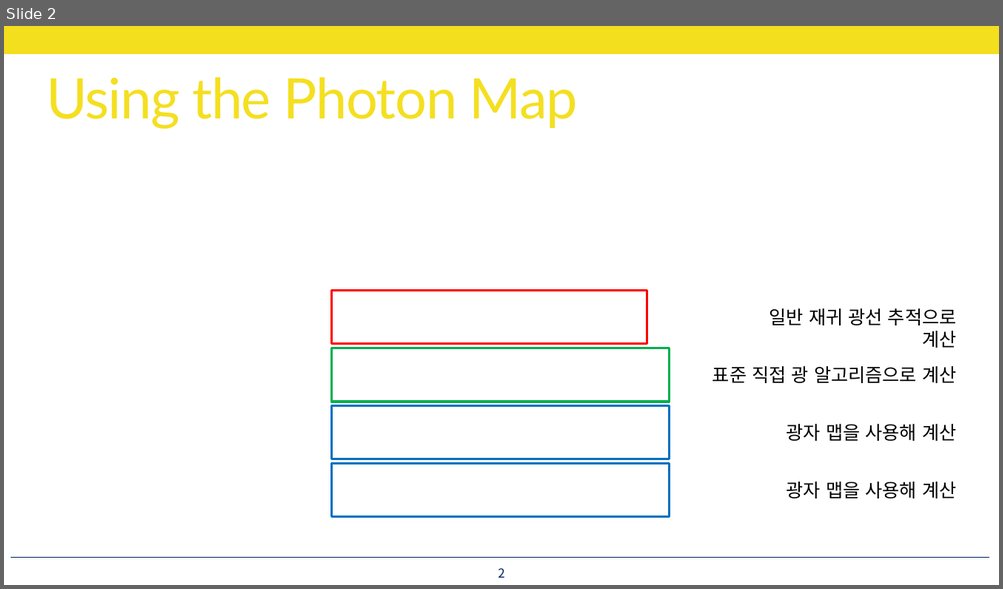
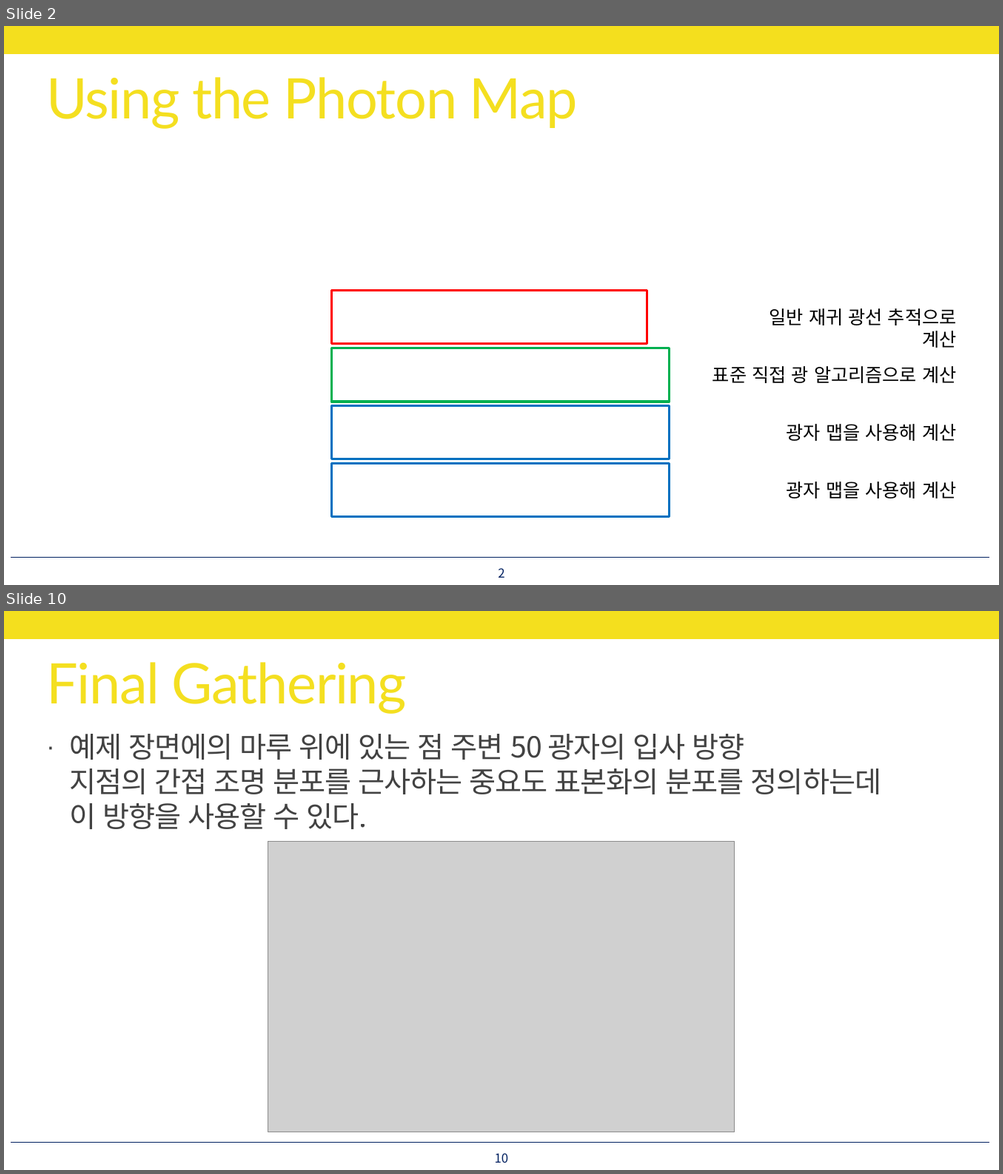
Before and after one commit to utilForever/PBRStudy, a slide deck: Physically Based Rendering - Chapter 15, Part 6.pptx. Shown one above the other, each under a label of ours: slide 2 before the commit, slides 2 and 10 after it; the slides between them are not shown. The pictures are 1003x589 and 1003x1174 pixels, drawn with LibreOffice and Linux fonts; fonts in the diff are those of the drawing; grey boxes stand for pictures. Boxes give left, top, right and bottom in pixels: in the first picture for what was removed or moved away, otherwise in the second. Text is boxed around its words. In the diff, an @@ line names an element or a change of style, - is before the commit and + after.

```diff
--- a/Physically Based Rendering - Chapter 15, Part 6.pptx
+++ b/Physically Based Rendering - Chapter 15, Part 6.pptx
@@ slide 10 added at bbox=[4, 611, 999, 1170], background #FFFFFF; not listed: 2 template elements that a slide beside it also shows @@
@@ title added at bbox=[46, 662, 407, 714], 54 pt, text #F4DF1E @@
+Final Gathering
@@ text added at bbox=[70, 734, 881, 829], 28 pt, text #404040 @@
+· 예제 장면에의 마루 위에 있는 점 주변 50 광자의 입사 방향
+  지점의 간접 조명 분포를 근사하는 중요도 표본화의 분포를 정의하는데
+  이 방향을 사용할 수 있다.
@@ picture added at bbox=[268, 842, 734, 1133] @@
@@ page number added at bbox=[495, 1153, 509, 1163], 12 pt, text #002060 @@
+10
```
Also in this commit, not shown: 27 other slides added.
